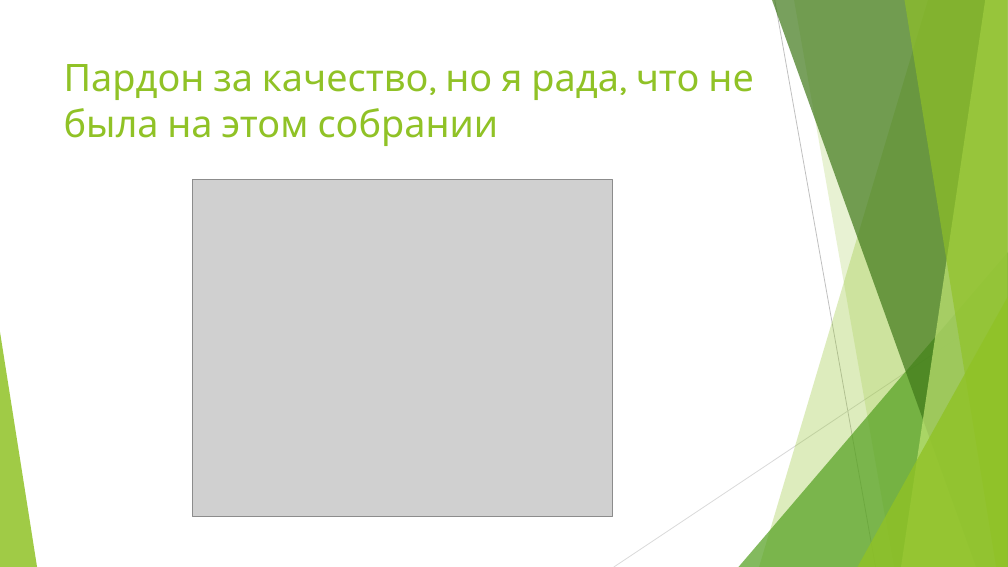
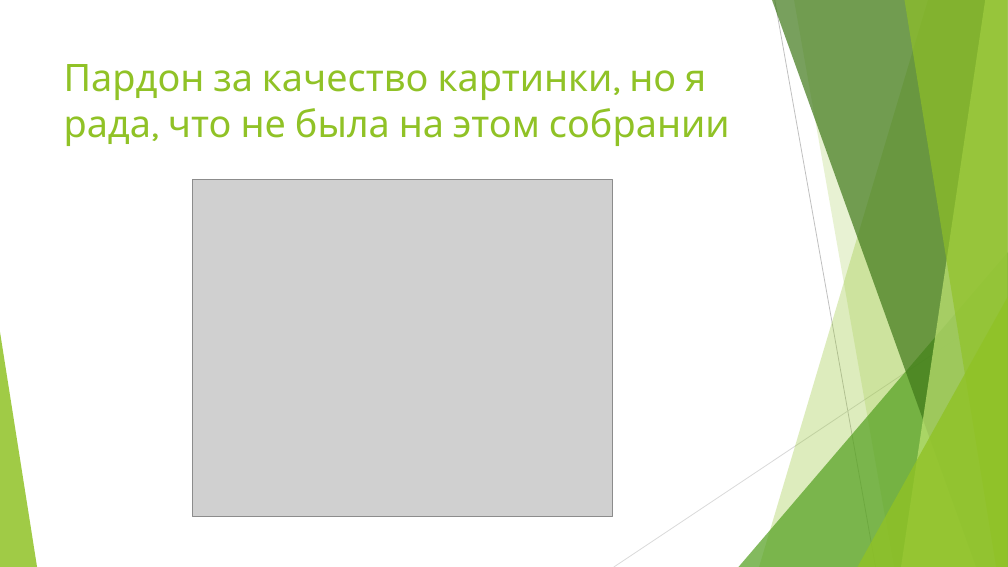
Before and after one commit to EsSombra/FirstTry, a slide deck: slide 2 of SecondSeminar.pptx. Drawn at 1008x567 pixels with LibreOffice and Linux fonts; fonts in the diff are those of the drawing; grey boxes stand for pictures. Boxes give left, top, right and bottom in pixels: in the first picture for what was removed or moved away, otherwise in the second. Text is boxed around its words. In the diff, an @@ line names an element or a change of style, - is before the commit and + after.

```diff
--- a/SecondSeminar.pptx
+++ b/SecondSeminar.pptx
@@ title at box(64, 64, 730, 146): text changed @@
-Пардон за качество, но я рада, что не была на этом собрании
+Пардон за качество картинки, но я рада, что не была на этом собрании
```
Also in this commit, not shown: 1 slide added.
